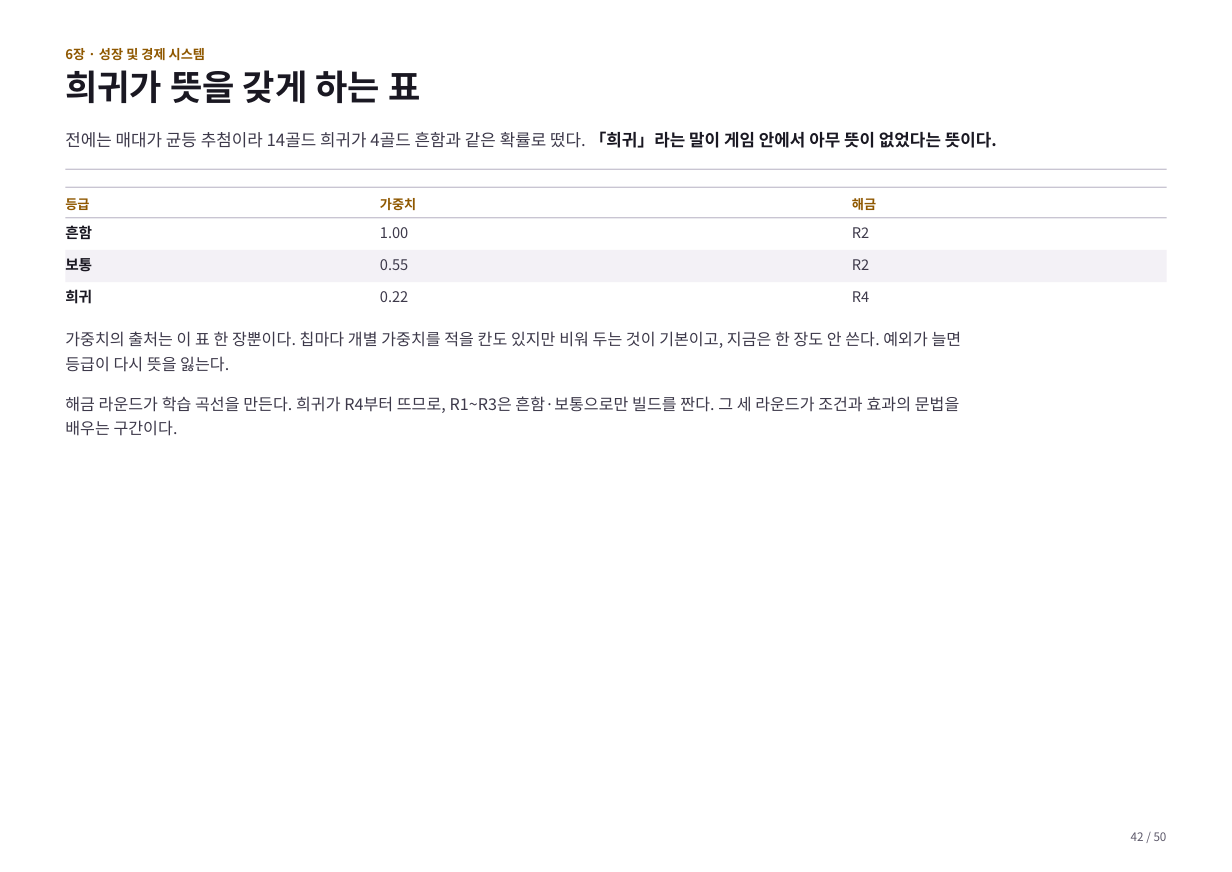
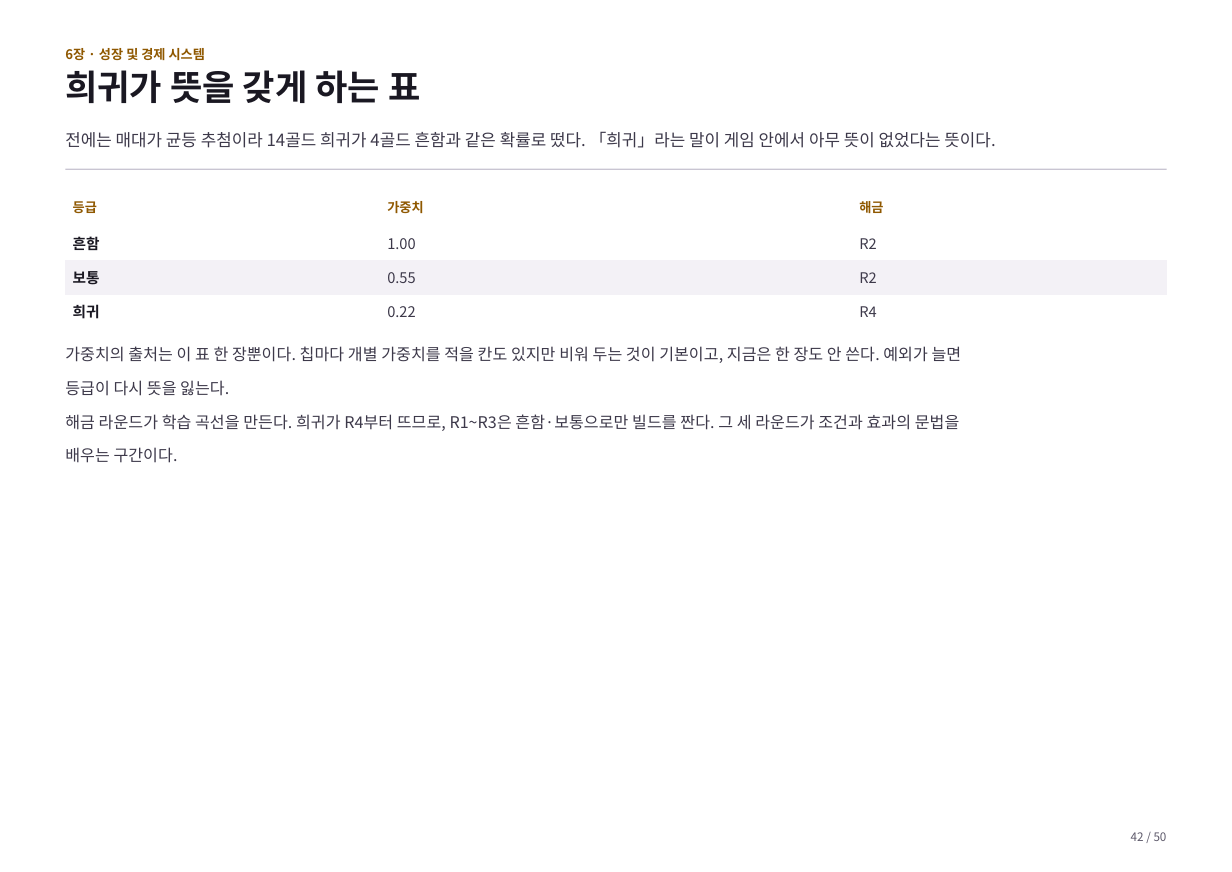
Before and after one commit to GGbong69/test-03, a slide deck: slide 42 of docs/기획서.pptx. Drawn at 1232x872 pixels with LibreOffice and Linux fonts; fonts in the diff are those of the drawing. Boxes give left, top, right and bottom in pixels: in the first picture for what was removed or moved away, otherwise in the second. Text is boxed around its words. In the diff, an @@ line names an element or a change of style, - is before the commit and + after.

```diff
--- a/docs/기획서.pptx
+++ b/docs/기획서.pptx
@@ text "전에는 매대가 균등 추첨이라 14골드 ..." at [65,131,995,148]: text colour #1A1822 to #3D394A, bold off in "「희귀」라는 말이 게임 안에서 아무 뜻이 없었다는 ..." @@
@@ rectangle removed at [65,187,1167,188] @@
@@ text removed at [65,198,89,210] @@
-등급
@@ table added at [65,192,1168,329], 4 rows, 3 columns @@
+등급 | 가중치 | 해금
+흔함 | 1.00 | R2
+보통 | 0.55 | R2
+희귀 | 0.22 | R4
@@ text removed at [380,198,416,210] @@
-가중치
@@ text removed at [852,198,876,210] @@
-해금
@@ rectangle removed at [65,217,1167,218] @@
@@ text removed at [65,225,92,239] @@
-흔함
@@ text removed at [380,227,408,238] @@
-1.00
@@ text removed at [852,227,869,238] @@
-R2
@@ rectangle removed at [65,250,1167,281] @@
@@ text removed at [65,258,92,272] @@
-보통
@@ text removed at [380,259,408,270] @@
-0.55
@@ text removed at [852,259,869,270] @@
-R2
@@ text removed at [65,289,92,304] @@
-희귀
@@ text removed at [380,291,408,302] @@
-0.22
@@ text removed at [852,291,869,302] @@
-R4
@@ text "가중치의 출처는 이 표 한 ...": place and size @@
-text "가중치의 출처는 이 표 한 ..." at [65,331,962,372]
+text "가중치의 출처는 이 표 한 ..." at [65,346,962,463]
@@ text at [65,380,229,396]: more space between paragraphs @@
@@ text at [65,414,960,463]: paragraphs added @@
+해금 라운드가 학습 곡선을 만든다. 희귀가 R4부터 뜨므로, R1~R3은 흔함·보통으로만 빌드를 짠다. 그 세 라운드가 조건과 효과의 문법을
+배우는 구간이다.
@@ text removed at [65,396,960,436] @@
-해금 라운드가 학습 곡선을 만든다. 희귀가 R4부터 뜨므로, R1~R3은 흔함·보통으로만 빌드를 짠다. 그 세 라운드가 조건과 효과의 문법을
-배우는 구간이다.
```
Also in this commit, not shown: 49 other slides changed, 1 other file.
